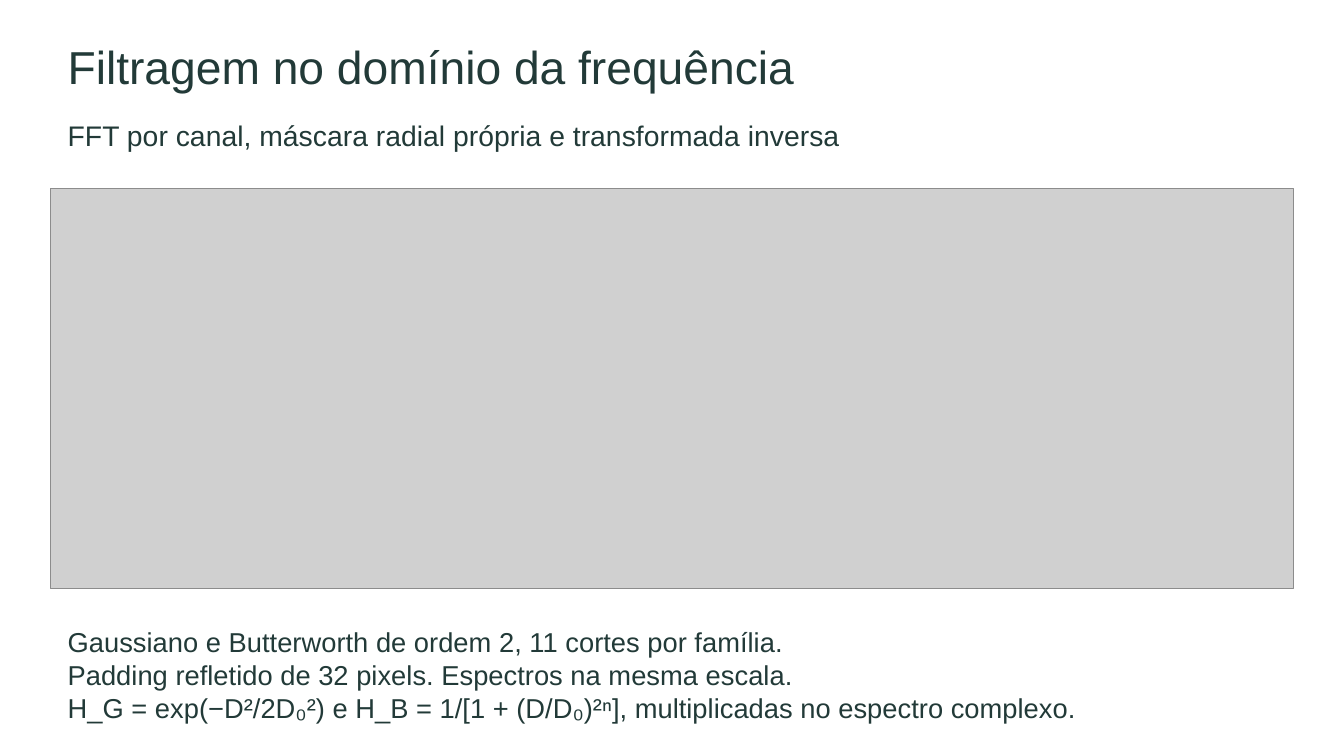
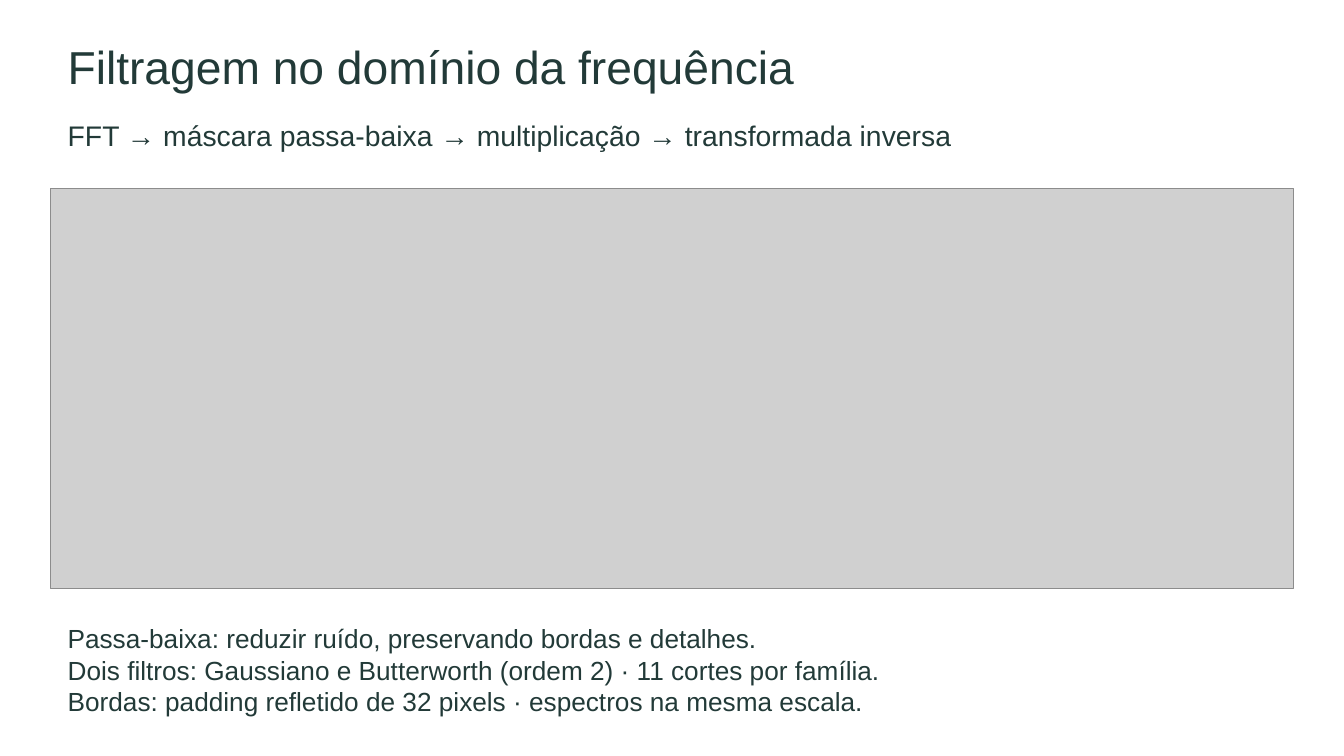
Before and after one commit to HeloisaBorn/trabalho-m2.2-pdi, a slide deck: slide 4 of apresentacao/apresentacao_final.pptx. Drawn at 1344x756 pixels with LibreOffice and Linux fonts; fonts in the diff are those of the drawing; grey boxes stand for pictures. Boxes give left, top, right and bottom in pixels: in the first picture for what was removed or moved away, otherwise in the second. Text is boxed around its words. In the diff, an @@ line names an element or a change of style, - is before the commit and + after.

```diff
--- a/apresentacao/apresentacao_final.pptx
+++ b/apresentacao/apresentacao_final.pptx
@@ text at (68, 125, 951, 152): text changed @@
-FFT por canal, máscara radial própria e transformada inversa
+FFT → máscara passa-baixa → multiplicação → transformada inversa
@@ text at (68, 628, 879, 717): text changed; size 19.5 to 18.8 pt @@
-Gaussiano e Butterworth de ordem 2, 11 cortes por família.
-Padding refletido de 32 pixels. Espectros na mesma escala.
-H_G = exp(−D²/2D₀²) e H_B = 1/[1 + (D/D₀)²ⁿ], multiplicadas no espectro complexo.
+Passa-baixa: reduzir ruído, preservando bordas e detalhes.
+Dois filtros: Gaussiano e Butterworth (ordem 2) · 11 cortes por família.
+Bordas: padding refletido de 32 pixels · espectros na mesma escala.
```
Also in this commit, not shown: 3 other slides changed, 1 other file.
